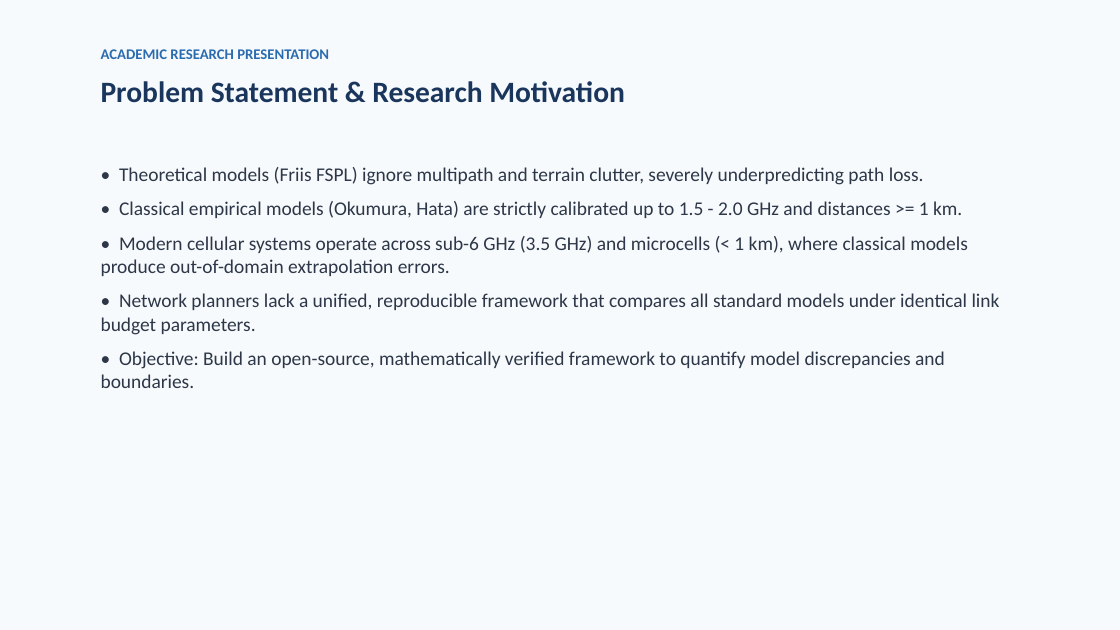
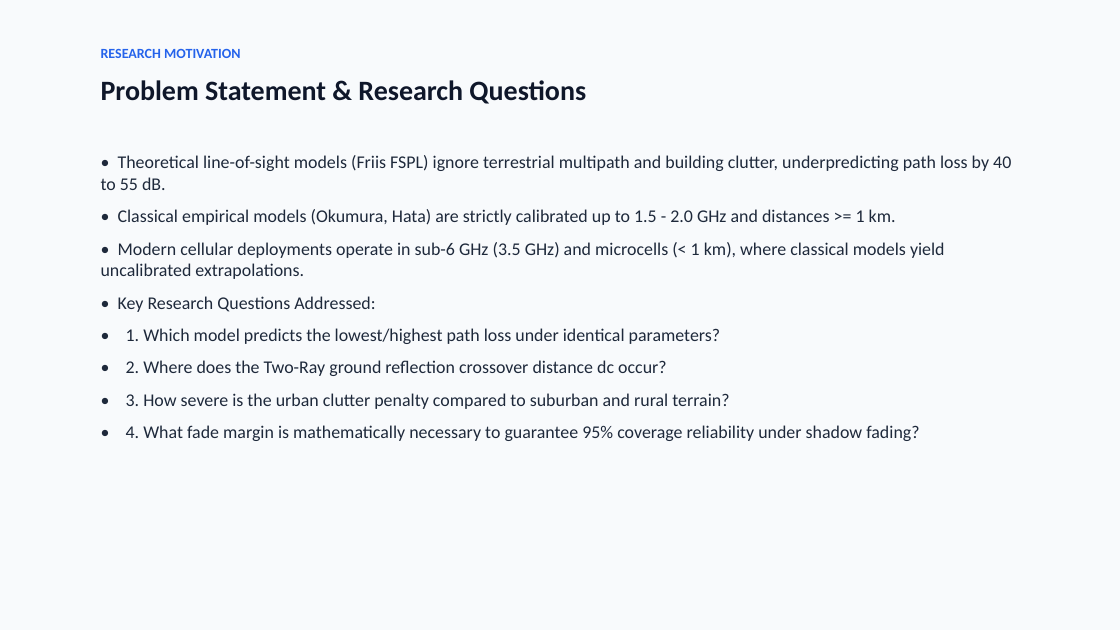
Before and after one commit to Harsh010801/Wireless, a slide deck: slide 3 of outputs/presentation/Wireless_Propagation_Analysis.pptx. Drawn at 1120x630 pixels with LibreOffice and Linux fonts; fonts in the diff are those of the drawing. Boxes give left, top, right and bottom in pixels: in the first picture for what was removed or moved away, otherwise in the second. Text is boxed around its words. In the diff, an @@ line names an element or a change of style, - is before the commit and + after.

```diff
--- a/outputs/presentation/Wireless_Propagation_Analysis.pptx
+++ b/outputs/presentation/Wireless_Propagation_Analysis.pptx
@@ background #F7FAFC to #F8FAFC @@
@@ text at [101, 49, 240, 58]: text changed; size 9.5 to 9 pt; text colour #2B6CB0 to #2563EB @@
-ACADEMIC RESEARCH PRESENTATION
+RESEARCH MOTIVATION
@@ text at [101, 80, 586, 104]: text changed; size 19 to 18 pt; text colour #1A365D to #0F172A @@
-Problem Statement & Research Motivation
+Problem Statement & Research Questions
@@ text "• Theoretical line-of-sight models (Friis ...": place and size @@
-text "• Theoretical line-of-sight models (Friis ..." at [101, 167, 1000, 388]
+text "• Theoretical line-of-sight models (Friis ..." at [101, 155, 1011, 441]
@@ text at [101, 155, 1011, 190]: text changed; size 12.5 to 11.5 pt; text colour #2D3748 to #1E293B @@
-• Theoretical models (Friis FSPL) ignore multipath and terrain clutter, severely underpredicting path loss.
+• Theoretical line-of-sight models (Friis FSPL) ignore terrestrial multipath and building clutter, underpredicting path loss by 40 to 55 dB.
@@ text at [118, 209, 896, 225]: size 12.5 to 11.5 pt, text colour #2D3748 to #1E293B in "• Classical empirical models (Okumura, Hata) are ..." @@
@@ text at [101, 242, 945, 441]: text changed; size 12.5 to 11.5 pt; text colour #2D3748 to #1E293B @@
-• Modern cellular systems operate across sub-6 GHz (3.5 GHz) and microcells (< 1 km), where classical models produce out-of-domain extrapolation errors.
-• Network planners lack a unified, reproducible framework that compares all standard models under identical link budget parameters.
-• Objective: Build an open-source, mathematically verified framework to quantify model discrepancies and boundaries.
+• Modern cellular deployments operate in sub-6 GHz (3.5 GHz) and microcells (< 1 km), where classical models yield uncalibrated extrapolations.
+• Key Research Questions Addressed:
+• 1. Which model predicts the lowest/highest path loss under identical parameters?
+• 2. Where does the Two-Ray ground reflection crossover distance dc occur?
+• 3. How severe is the urban clutter penalty compared to suburban and rural terrain?
+• 4. What fade margin is mathematically necessary to guarantee 95% coverage reliability under shadow fading?
```
Also in this commit, not shown: 13 other slides changed, 6 slides added, 2 slides removed, 3 other files.
